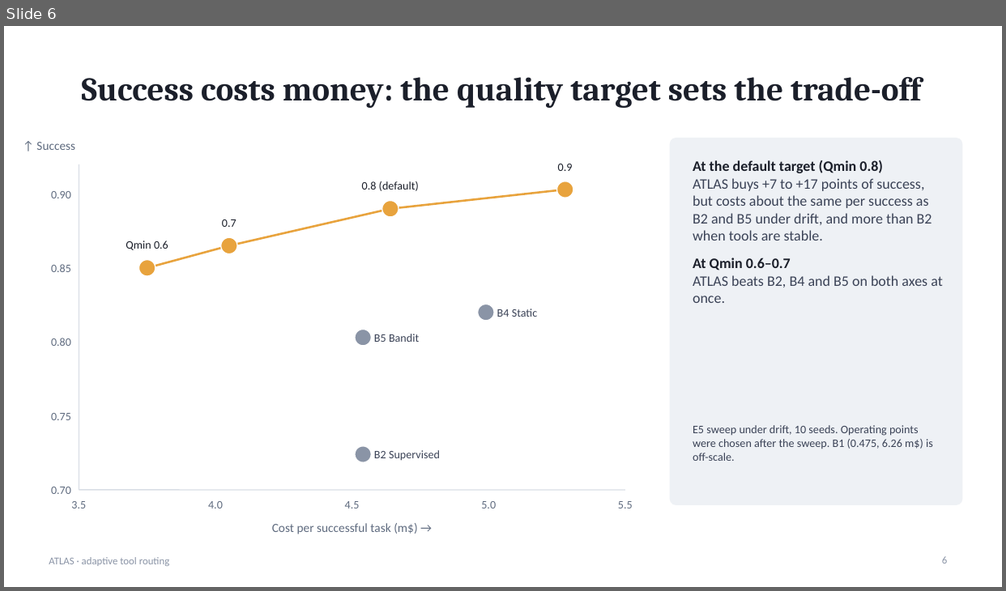
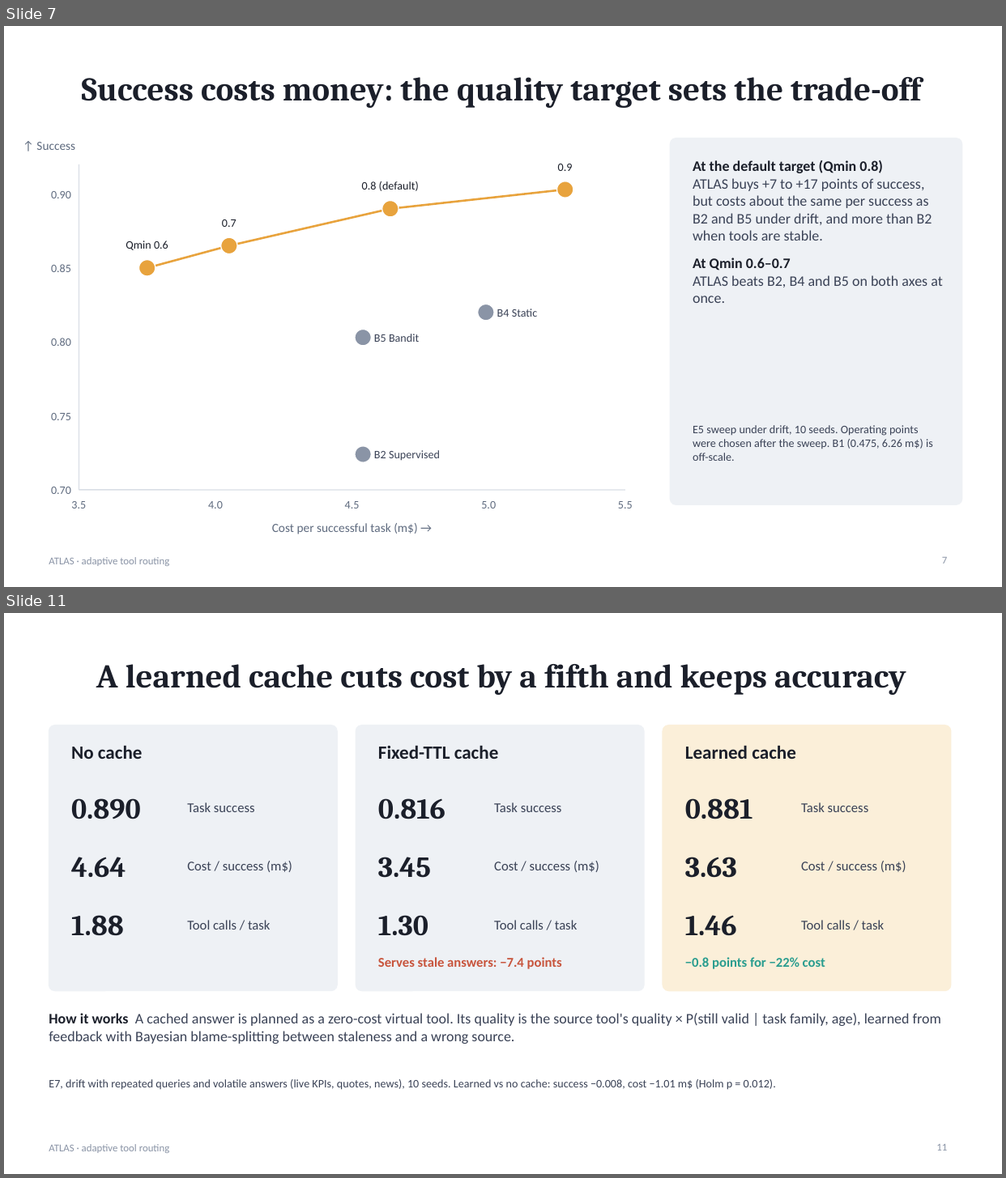
Before and after one commit to Thrya29/ATLAS-Research-System, a slide deck: docs/ATLAS_slides.pptx. Shown one above the other, each under a label of ours: slide 6 before the commit, slides 7 and 11 after it; the slides between them are not shown. The pictures are 1006x591 and 1006x1178 pixels, drawn with LibreOffice and Linux fonts; fonts in the diff are those of the drawing. Boxes give left, top, right and bottom in pixels: in the first picture for what was removed or moved away, otherwise in the second. Text is boxed around its words. In the diff, an @@ line names an element or a change of style, - is before the commit and + after.

```diff
--- a/docs/ATLAS_slides.pptx
+++ b/docs/ATLAS_slides.pptx
@@ slide 11 added at box(4, 613, 1002, 1174), background #FFFFFF; not listed: 1 template element that a slide beside it also shows @@
@@ title added at box(96, 664, 906, 695), 32 pt, text #1B1F2A, bold @@
+A learned cache cuts cost by a fifth and keeps accuracy
@@ rounded rectangle added at box(49, 726, 337, 991), fill #EEF1F5, outline #EEF1F5 1 pt @@
@@ rounded rectangle added at box(356, 726, 644, 991), fill #EEF1F5, outline #EEF1F5 1 pt @@
@@ rounded rectangle added at box(663, 726, 951, 991), fill #FBEFD9, outline #FBEFD9 1 pt @@
@@ text added at box(71, 745, 143, 759), 18 pt, text #1B1F2A, bold @@
+No cache
@@ text added at box(378, 745, 499, 759), 18 pt, text #1B1F2A, bold @@
+Fixed-TTL cache
@@ text added at box(685, 745, 796, 759), 18 pt, text #1B1F2A, bold @@
+Learned cache
@@ text added at box(71, 798, 141, 820), 28 pt, text #1B1F2A, bold @@
+0.890
@@ text added at box(187, 803, 255, 812), 13 pt, text #3A4256 @@
+Task success
@@ text added at box(378, 798, 445, 820), 28 pt, text #1B1F2A, bold @@
+0.816
@@ text added at box(494, 803, 562, 812), 13 pt, text #3A4256 @@
+Task success
@@ text added at box(685, 798, 753, 820), 28 pt, text #1B1F2A, bold @@
+0.881
@@ text added at box(801, 803, 869, 812), 13 pt, text #3A4256 @@
+Task success
@@ text added at box(71, 857, 126, 878), 28 pt, text #1B1F2A, bold @@
+4.64
@@ text added at box(187, 861, 292, 872), 13 pt, text #3A4256 @@
+Cost / success (m$)
@@ text added at box(378, 857, 431, 878), 28 pt, text #1B1F2A, bold @@
+3.45
@@ text added at box(494, 861, 599, 872), 13 pt, text #3A4256 @@
+Cost / success (m$)
@@ text added at box(685, 857, 737, 878), 28 pt, text #1B1F2A, bold @@
+3.63
@@ text added at box(801, 861, 906, 872), 13 pt, text #3A4256 @@
+Cost / success (m$)
@@ text added at box(71, 915, 124, 936), 28 pt, text #1B1F2A, bold @@
+1.88
@@ text added at box(187, 920, 270, 930), 13 pt, text #3A4256 @@
+Tool calls / task
@@ text added at box(378, 915, 428, 936), 28 pt, text #1B1F2A, bold @@
+1.30
@@ text added at box(494, 920, 577, 930), 13 pt, text #3A4256 @@
+Tool calls / task
@@ text added at box(685, 915, 737, 936), 28 pt, text #1B1F2A, bold @@
+1.46
@@ text added at box(801, 920, 884, 930), 13 pt, text #3A4256 @@
+Tool calls / task
@@ text added at box(378, 957, 562, 969), 13 pt, text #C8553D, bold @@
+Serves stale answers: −7.4 points
@@ text added at box(685, 957, 825, 969), 13 pt, text #2A9D8F, bold @@
+−0.8 points for −22% cost
@@ text added at box(49, 1013, 941, 1044), 14 pt, text #3A4256 @@
+How it works A cached answer is planned as a zero-cost virtual tool. Its quality is the source tool's quality × P(still valid | task family, age), learned from feedback with Bayesian blame-splitting between staleness and a wrong source.
@@ text added at box(49, 1080, 776, 1090), 11 pt, text #3A4256 @@
+E7, drift with repeated queries and volatile answers (live KPIs, quotes, news), 10 seeds. Learned vs no cache: success −0.008, cost −1.01 m$ (Holm p = 0.012).
@@ page number added at box(936, 1144, 947, 1151), 10 pt, text #8A94A6 @@
+11
@@ what was slide 6 is now slide 7 @@
@@ page number at box(942, 557, 947, 564): text changed @@
-6
+7
```
Also in this commit, not shown: 6 slides changed, 1 other slide added.
